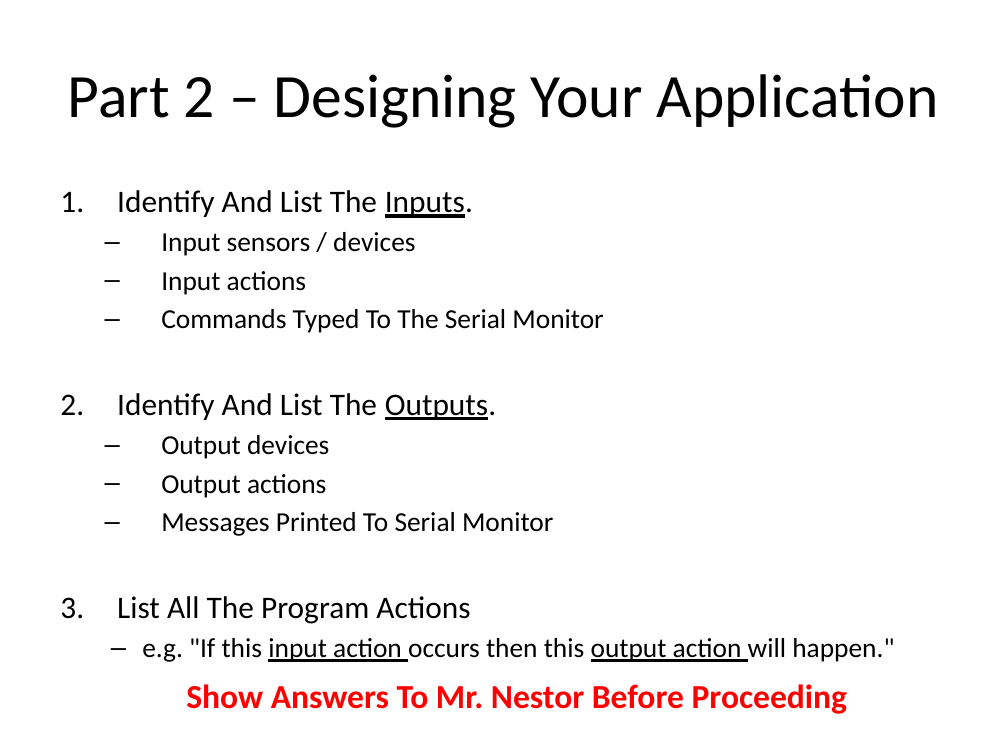
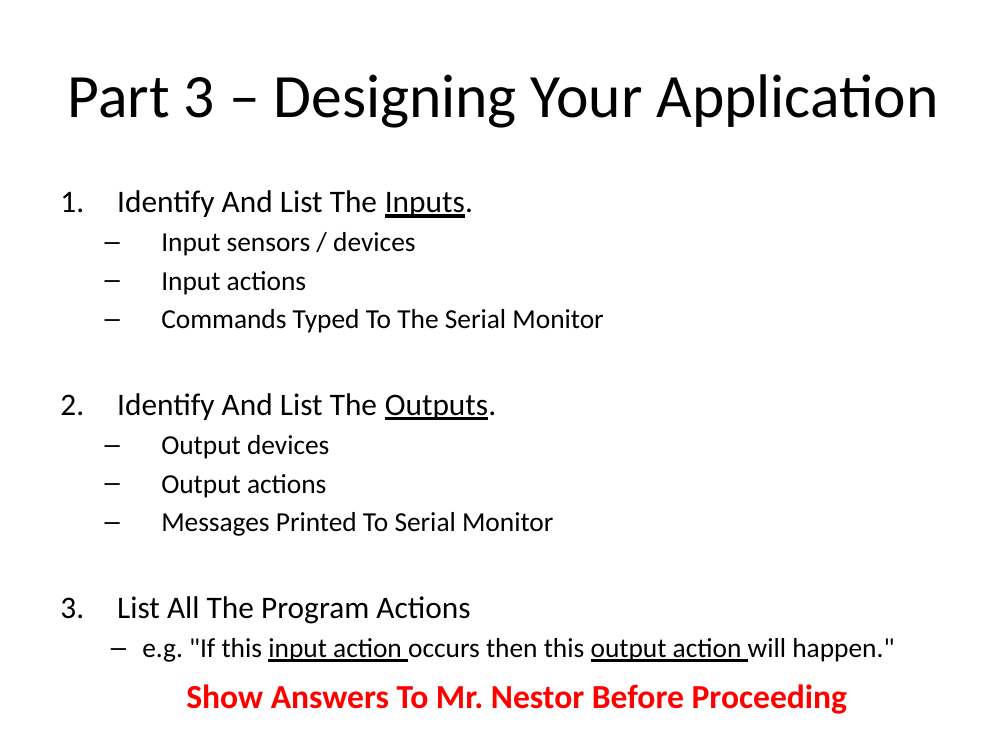
Before and after one commit to BirkaranGill/ICS3C0, a slide deck: slide 5 of Daily Agendas/Day11.3_ArduinoSensors3_Nov15.pptx. Drawn at 1008x756 pixels with LibreOffice and Linux fonts; fonts in the diff are those of the drawing. Boxes give left, top, right and bottom in pixels: in the first picture for what was removed or moved away, otherwise in the second. Text is boxed around its words. In the diff, an @@ line names an element or a change of style, - is before the commit and + after.

Commit message:
Sci Fri

```diff
--- a/Daily Agendas/Day11.3_ArduinoSensors3_Nov15.pptx
+++ b/Daily Agendas/Day11.3_ArduinoSensors3_Nov15.pptx
@@ title at bbox=[68, 74, 939, 128]: text changed @@
-Part 2 – Designing Your Application
+Part 3 – Designing Your Application
```
Also in this commit, not shown: 1 other slide changed.
